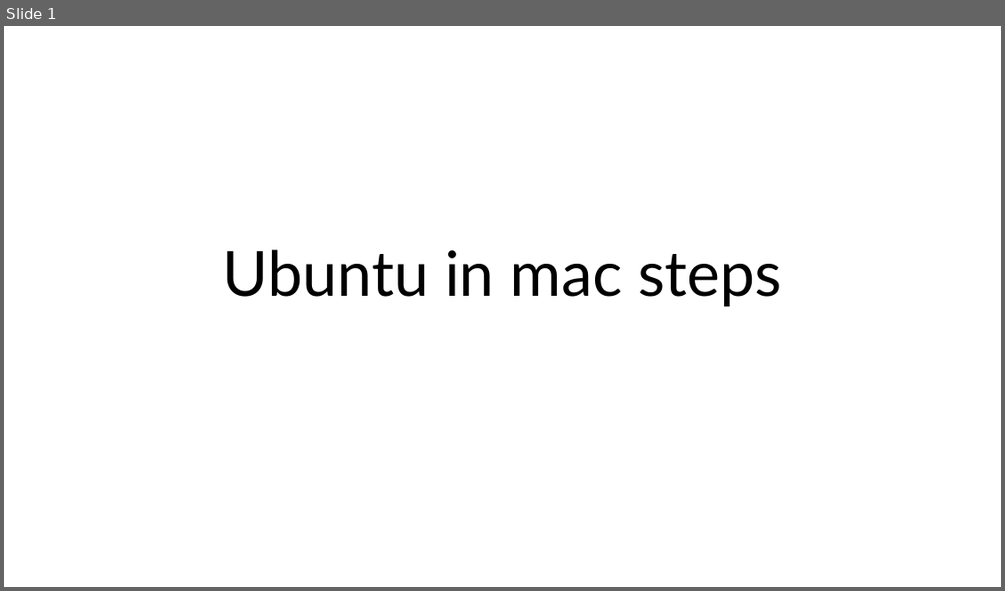
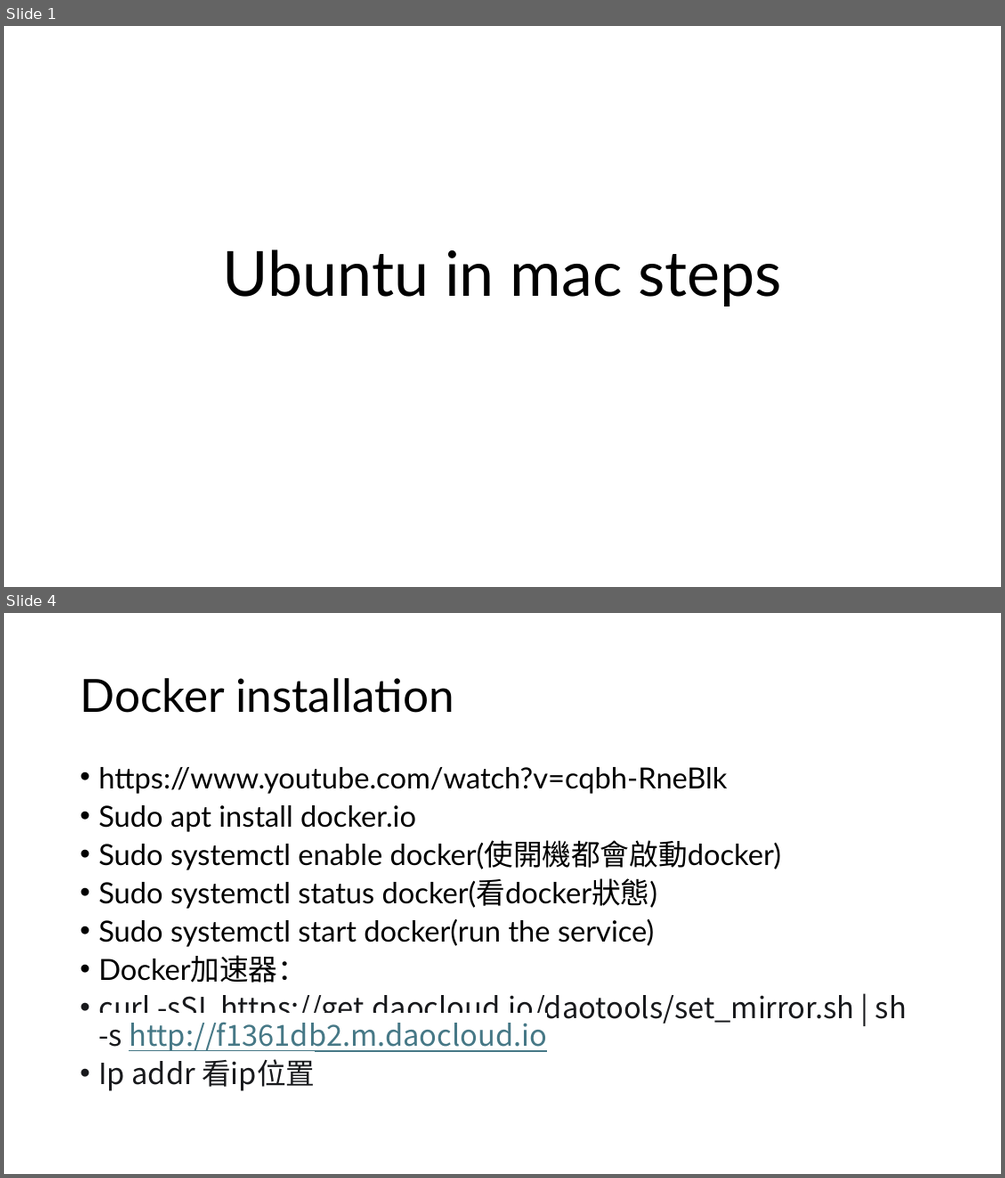
Before and after one commit to frankpeng1218/Python_learning, a slide deck: multipass_ubuntu_installation/ubuntu_installation.pptx. Shown one above the other, each under a label of ours: slide 1 before the commit, slides 1 and 4 after it; the slides between them are not shown. The pictures are 1005x591 and 1005x1178 pixels, drawn with LibreOffice and Linux fonts; fonts in the diff are those of the drawing. Boxes give left, top, right and bottom in pixels: in the first picture for what was removed or moved away, otherwise in the second. Text is boxed around its words. In the diff, an @@ line names an element or a change of style, - is before the commit and + after.

```diff
--- a/multipass_ubuntu_installation/ubuntu_installation.pptx
+++ b/multipass_ubuntu_installation/ubuntu_installation.pptx
@@ slide 4 added at (x1=4, y1=613, x2=1001, y2=1174), background #FFFFFF @@
@@ title added at (x1=80, y1=678, x2=454, y2=713), 44 pt, text #000000 @@
+Docker installation
@@ text added at (x1=98, y1=767, x2=906, y2=1091), 28 pt, text #000000 @@
+• https://www.youtube.com/watch?v=cqbh-RneBlk
+• Sudo apt install docker.io
+• Sudo systemctl enable docker(使開機都會啟動docker)
+• Sudo systemctl status docker(看docker狀態)
+• Sudo systemctl start docker(run the service)
+• Docker加速器：
+• curl -sSL https://get.daocloud.io/daotools/set_mirror.sh | sh -s http://f1361db2.m.daocloud.io
+• Ip addr 看ip位置
```
Also in this commit, not shown: 2 slides changed, 14 other slides added, 17 other files.
